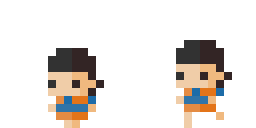
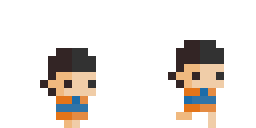
Layers edited between the first and the second 256px x 128px image:
painted on "Layer 1 copy 2" (1st of 2) over 168, 40, 232, 128
painted on "Layer 1 copy 2" (2nd of 2) over 40, 48, 216, 128
